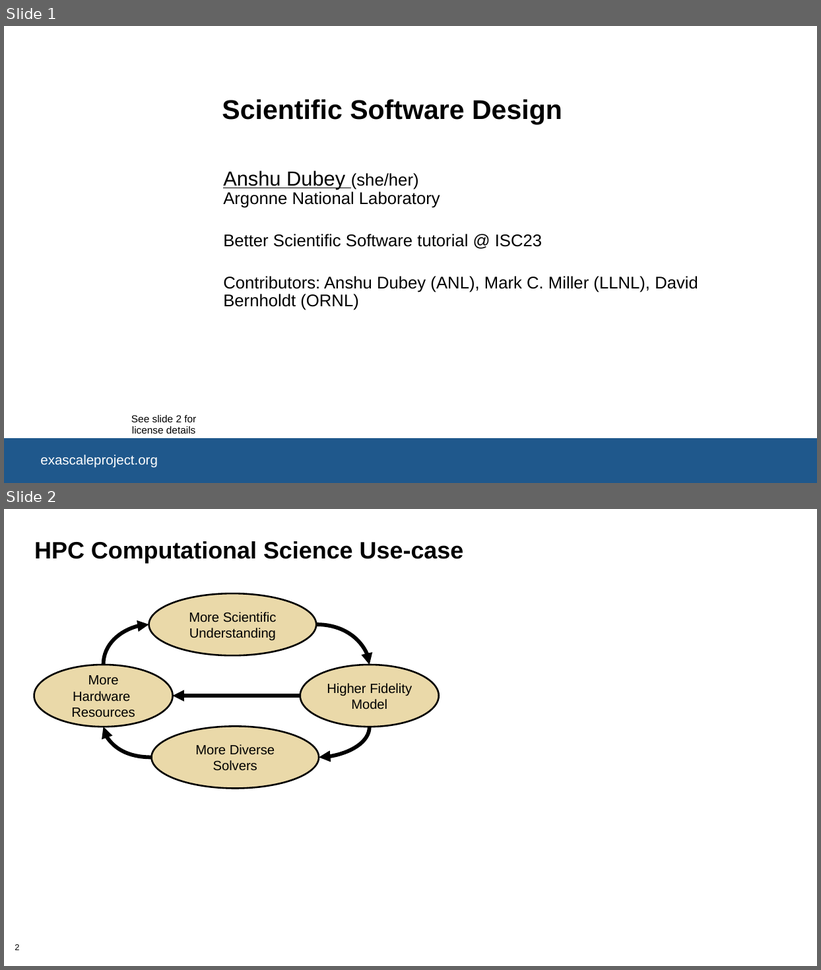
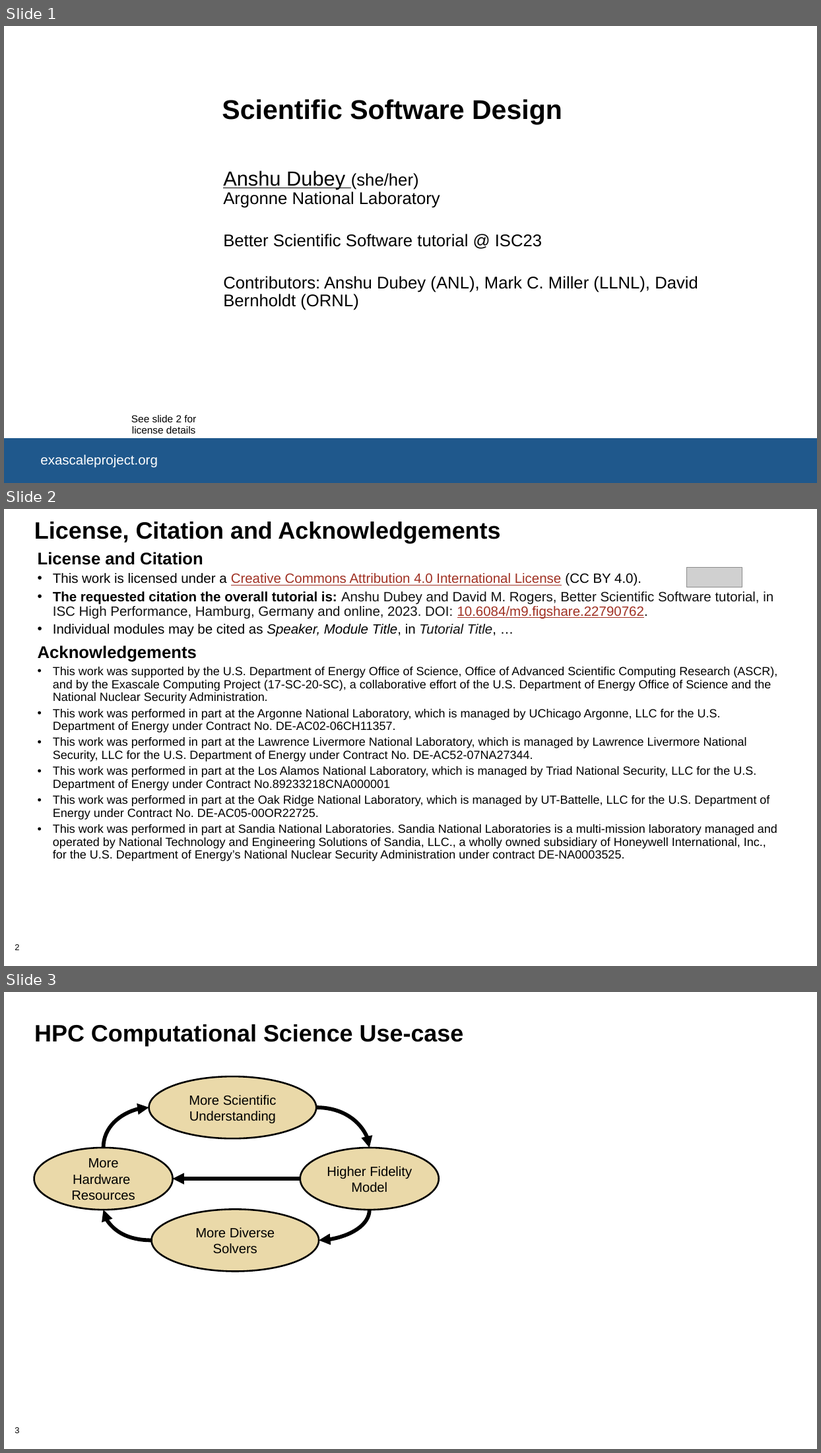
Before and after one commit to bssw-tutorial/presentations, a slide deck: design-a.pptx. Shown one above the other, each under a label of ours: slides 1 and 2 before the commit, slides 1, 2 and 3 after it. The pictures are 821x970 and 821x1453 pixels, drawn with LibreOffice and Linux fonts; fonts in the diff are those of the drawing; grey boxes stand for pictures; background and template pictures are left out. Boxes give left, top, right and bottom in pixels: in the first picture for what was removed or moved away, otherwise in the second. Text is boxed around its words. In the diff, an @@ line names an element or a change of style, - is before the commit and + after.

```diff
--- a/design-a.pptx
+++ b/design-a.pptx
@@ slide 2 added at <box>4,509,817,966</box>, background #FFFFFF; not listed: 1 template element that a slide beside it also shows @@
@@ title added at <box>34,522,500,543</box>, 28 pt, text #000000, bold @@
+License, Citation and Acknowledgements
@@ text added at <box>38,552,778,861</box>, 14 pt, text #000000 @@
+License and Citation
+• This work is licensed under a Creative Commons Attribution 4.0 International License (CC BY 4.0).
+• The requested citation the overall tutorial is: Anshu Dubey and David M. Rogers, Better Scientific Software tutorial, in ISC High Performance, Hamburg, Germany and online, 2023. DOI: 10.6084/m9.figshare.22790762.
+• Individual modules may be cited as Speaker, Module Title, in Tutorial Title, …
+Acknowledgements
+• This work was supported by the U.S. Department of Energy Office of Science, Office of Advanced Scientific Computing Research (ASCR), and by the Exascale Computing Project (17-SC-20-SC), a collaborative effort of the U.S. Department of Energy Office of Science and the National Nuclear Security Administration.
+• This work was performed in part at the Argonne National Laboratory, which is managed by UChicago Argonne, LLC for the U.S. Department of Energy under Contract No. DE-AC02-06CH11357.
+• This work was performed in part at the Lawrence Livermore National Laboratory, which is managed by Lawrence Livermore National Security, LLC for the U.S. Department of Energy under Contract No. DE-AC52-07NA27344.
+• This work was performed in part at the Los Alamos National Laboratory, which is managed by Triad National Security, LLC for the U.S. Department of Energy under Contract No.89233218CNA000001
+• This work was performed in part at the Oak Ridge National Laboratory, which is managed by UT-Battelle, LLC for the U.S. Department of Energy under Contract No. DE-AC05-00OR22725.
+• This work was performed in part at Sandia National Laboratories. Sandia National Laboratories is a multi-mission laboratory managed and operated by National Technology and Engineering Solutions of Sandia, LLC., a wholly owned subsidiary of Honeywell International, Inc., for the U.S. Department of Energy’s National Nuclear Security Administration under contract DE-NA0003525.
@@ picture added at <box>686,568,743,587</box> @@
@@ what was slide 2 is now slide 3 @@
@@ page number at <box>15,1428,19,1434</box>: text changed @@
-2
+3
```
Also in this commit, not shown: 5 other files.
